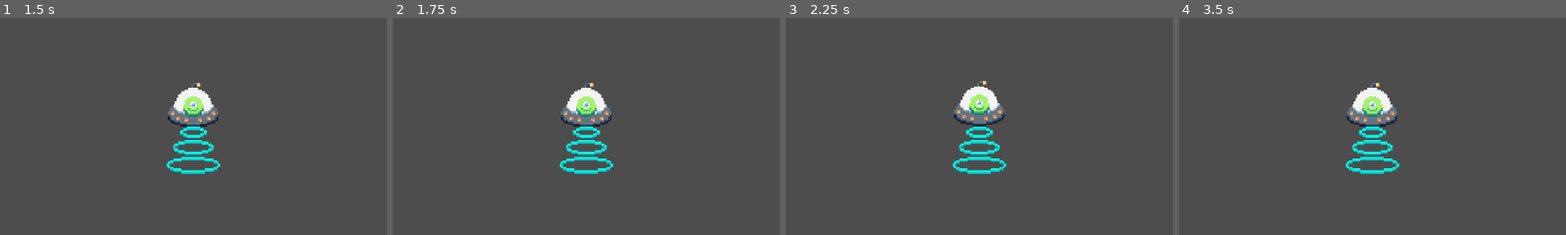
Above: before the commit, frames 1-4 (left to right).
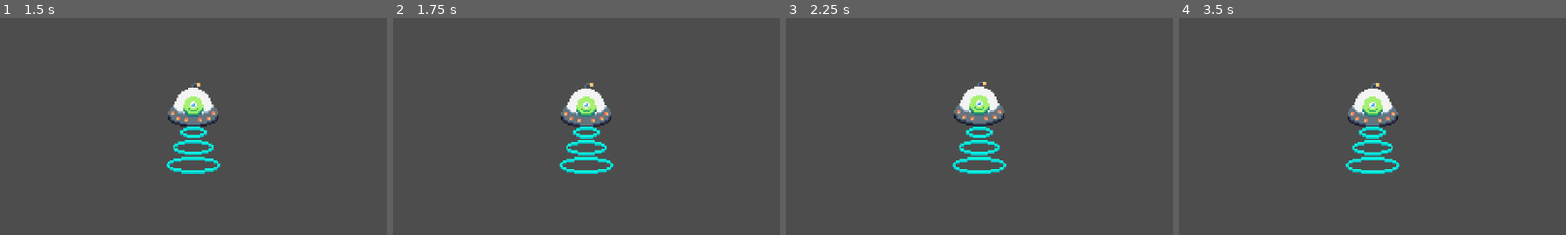
Above: after the commit, the same moments.

Repository: Matt-Lamo/UFO-Game
Game: Godot game, scene res://Scenes/Main.tscn
Same seed, same stepped clock (60 frames per second), same inputs: the game is played once before the commit and once after it.
Inputs:
- Up to frame 1 (1.5 s): hold D (right) 0.53-1.28 s; tap Enter at 1.25 s; hold S (down) from 1.28 s (still down)
- Up to frame 2 (1.75 s): keep holding S (down)
- Up to frame 3 (2.25 s): release S (down) at 2.03 s; hold D (right) from 2.03 s (still down)
- Up to frame 4 (3.5 s): tap Space at 2.75 s; release D (right) at 2.78 s; hold W (up) from 2.78 s (still down)
The pictures show only the part of the screen within x 25-75%, y 30-80%; the shares and areas given below are measured in that part.

Frame 1 is identical in both runs. In frame 2, 0.5% of the frame differs, in the area x 43-57%, y 32-72%; in frame 3, 0.4%; in frame 4, 0.7%, in the area x 43-57%, y 30-72%.

Commit message:
Player Movement

Diff:
--- a/ufo-game/Scripts/player.gd
+++ b/ufo-game/Scripts/player.gd
@@ -1,17 +1,11 @@
 extends CharacterBody2D
 
+@export var speed = 400
 
-const SPEED = 300.0
+func get_input():
+	var input_direction = Input.get_vector("left", "right", "up", "down")
+	velocity = input_direction * speed
 
-
-func _physics_process(delta: float) -> void:
-
-	# Get the input direction and handle the movement/deceleration.
-	# As good practice, you should replace UI actions with custom gameplay actions.
-	var direction := Input.get_axis("ui_left", "ui_right")
-	if direction:
-		velocity.x = direction * SPEED
-	else:
-		velocity.x = move_toward(velocity.x, 0, SPEED)
-
+func _physics_process(delta):
+	get_input()
 	move_and_slide()
--- a/ufo-game/project.godot
+++ b/ufo-game/project.godot
@@ -19,7 +19,7 @@
 
 right={
 "deadzone": 0.5,
-"events": [Object(InputEventKey,"resource_local_to_scene":false,"resource_name":"","device":-1,"window_id":0,"alt_pressed":false,"shift_pressed":false,"ctrl_pressed":false,"meta_pressed":false,"pressed":false,"keycode":0,"physical_keycode":68,"key_label":0,"unicode":100,"location":0,"echo":false,"script":null)
+"events": [Object(InputEventKey,"resource_local_to_scene":false,"resource_name":"","device":0,"window_id":0,"alt_pressed":false,"shift_pressed":false,"ctrl_pressed":false,"meta_pressed":false,"pressed":false,"keycode":0,"physical_keycode":68,"key_label":0,"unicode":0,"location":0,"echo":false,"script":null)
 ]
 }
 left={
